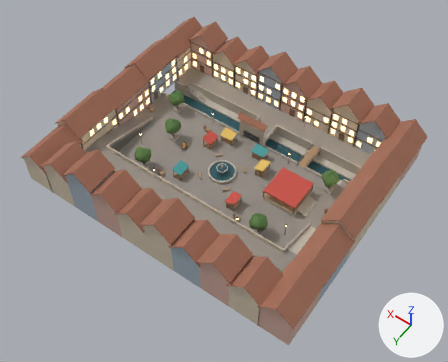
The glTF model games/lantern-market/content/models/market.glb as it was, and as the next commit left it.
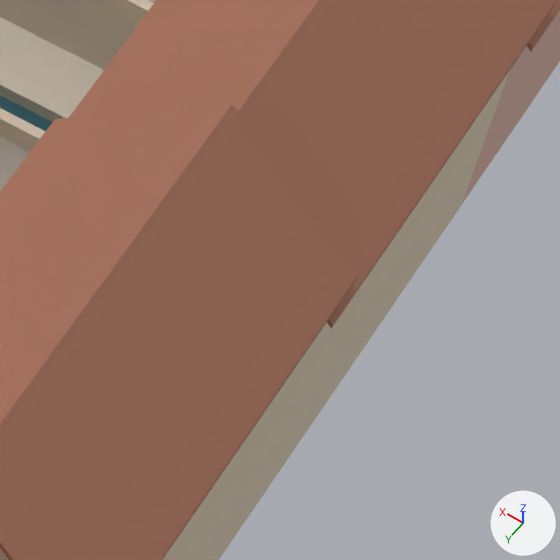
The first picture shows the older version from a 50 mm camera at (-53.1, 73.6, 113.0) aimed at (-2.5, 2.7, 1.6). The close-ups show the older and then the newer version on the part from 77% to 91% of the width and 46% to 63% of the height of that picture. Only the edits that show in the close-ups are written down. The axes (+X, +Y, +Z) are drawn at lower right. The lights are the same throughout. Vertices at exactly the same position are counted once.

Names of what the first close-up shows: 'Market_Cobble', 'Market_Plaster', 'Market_PlasterRose', 'Market_Stone', 'Roofs' and 1 more.
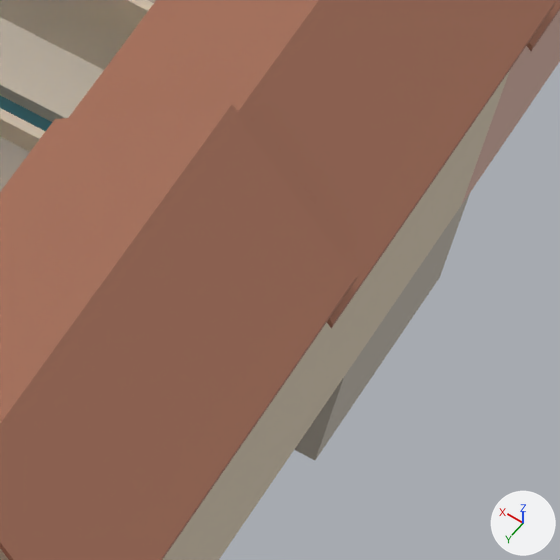
The change, as a list of edits to the scene's bpy script:
```text
Change me_market_stone:
    used by ob_market_stone; location = (0.0, 0.0, 0.0)
    remove me_market_stone.from_pydata(...)  # 2371 vertices, 3990 faces; spans x -28.0..28.0, y -25.0..20.0, z -3.6..6.3
    add me_market_stone.from_pydata(...)  # 2647 vertices, 4500 faces; spans x -35.0..35.0, y -25.0..20.0, z -3.6..6.3
    me_market_stone part 1: a new loose piece of 24 vertices spanning x -35.0..-28.3, y -19.5..-12.5, z -3.6..0.0, in mat_stone (light grey #bfb6aa)
    other edits to the shape of me_market_stone do not show in these pictures
```

What differs and where, as boxes [x1, y1, x2, y2] in the close-ups (560 x 560 px):
'Market_Stone', reshaped: before [0, 0, 154, 152]; after [0, 0, 470, 460]
part 1 of me_market_stone, added: after [294, 193, 470, 460]
